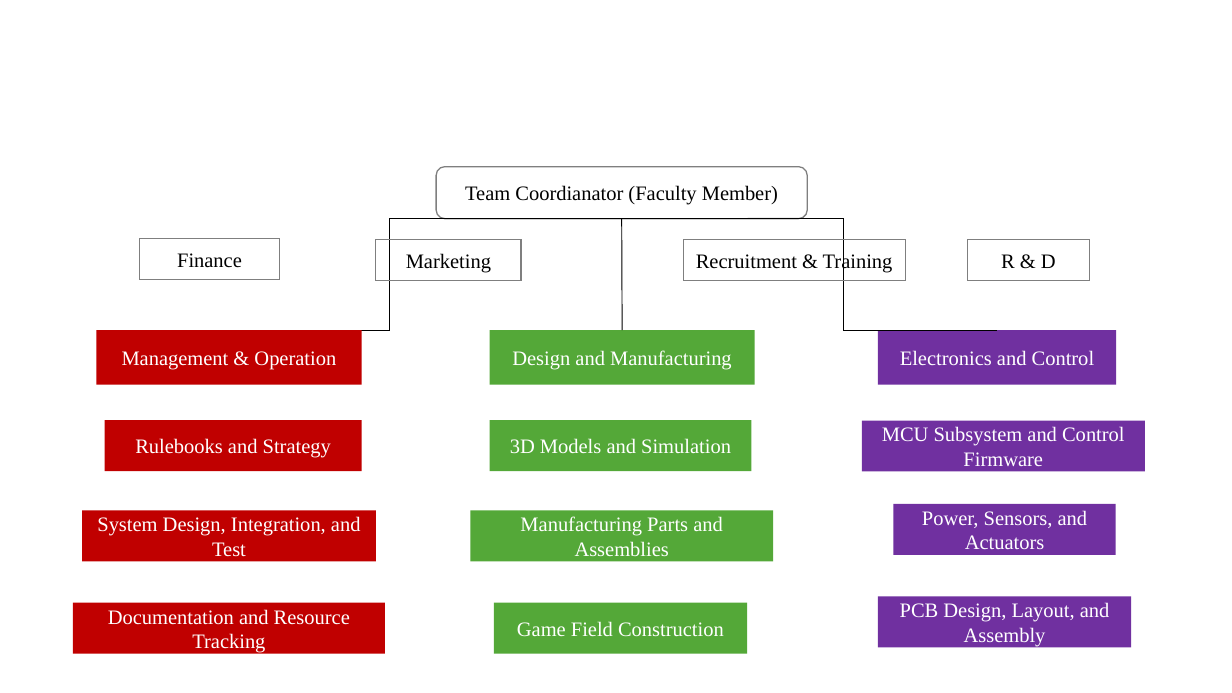
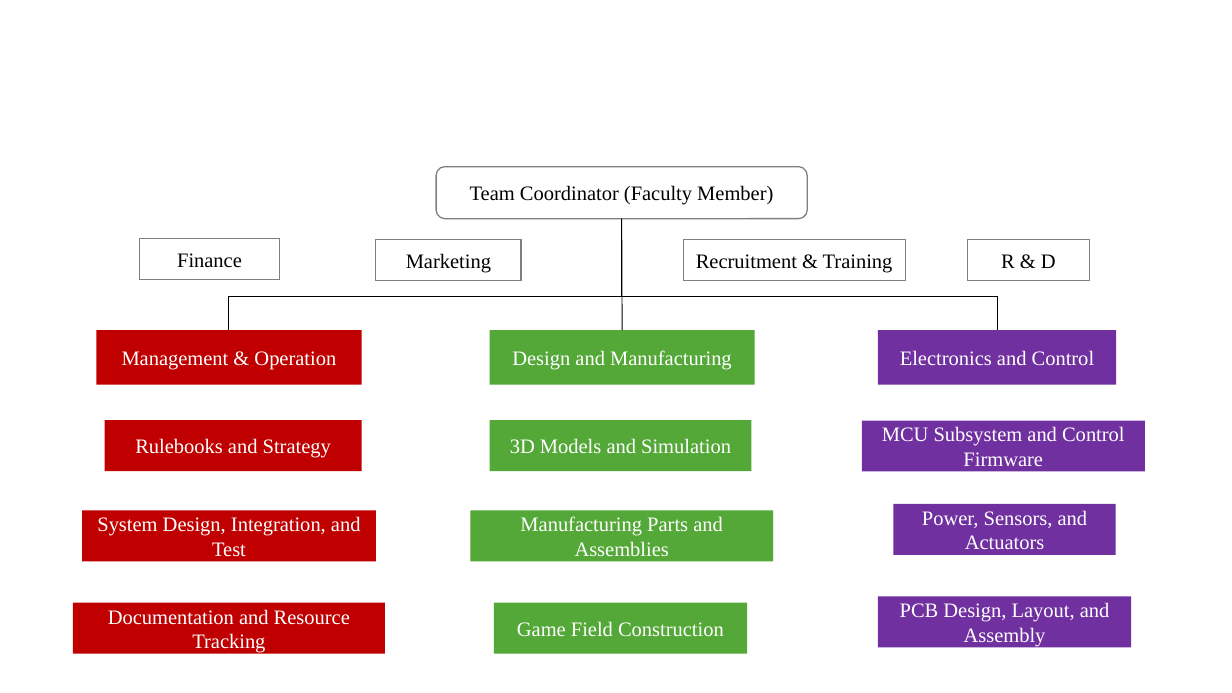
Before and after one commit to MorokotSakal/robotics-se, a slide deck: slide 11 of RoboticsTeam_SysEng_211227.pptx. Drawn at 1232x693 pixels with LibreOffice and Linux fonts; fonts in the diff are those of the drawing; background and template pictures are left out. Boxes give left, top, right and bottom in pixels: in the first picture for what was removed or moved away, otherwise in the second. Text is boxed around its words. In the diff, an @@ line names an element or a change of style, - is before the commit and + after.

Commit message:
revise the overall content, added design flow

```diff
--- a/RoboticsTeam_SysEng_211227.pptx
+++ b/RoboticsTeam_SysEng_211227.pptx
@@ text in rounded rectangle at <box>470,185,773,205</box>: text changed @@
-Team Coordianator (Faculty Member)
+Team Coordinator (Faculty Member)
@@ elbow line (622, 219) - (229, 330): route changed @@
@@ elbow line (622, 219) - (997, 330): route changed @@
```
Also in this commit, not shown: 14 other slides changed, 2 slides added, 1 slide removed.
